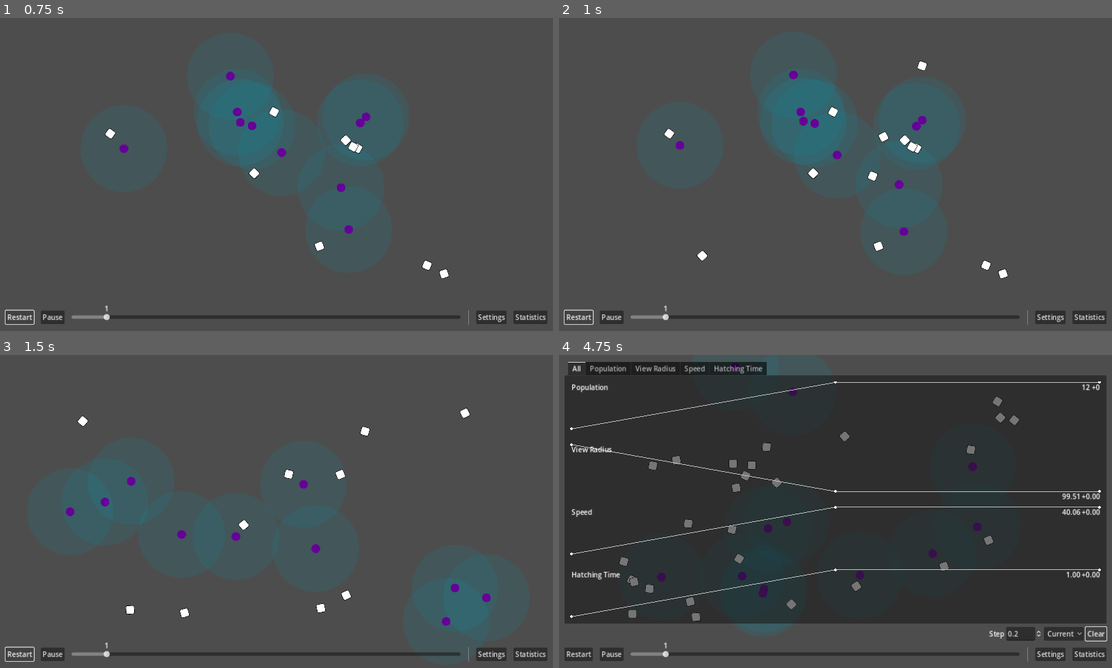
Above: before the commit, frames 1-4 (two rows, left to right).
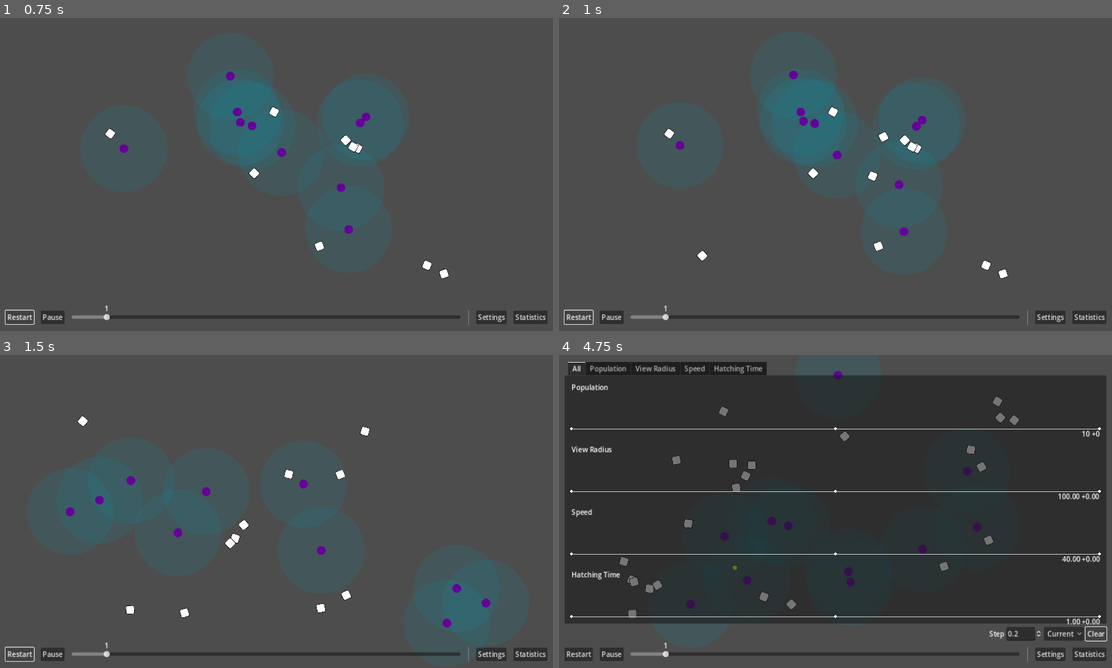
Above: after the commit, the same moments.

Repository: wivest/Natural-Selection
Game: Godot game, scene res://main.tscn
The game is run twice, just before and just after one commit, with the same random seed, the same clock (stepped at 60 frames per second) and the same inputs.
Inputs:
- Up to frame 1 (0.75 s): click "Restart" at 0.5 s
- Up to frame 2 (1 s): no input
- Up to frame 3 (1.5 s): click "Restart" at 1.25 s
- Up to frame 4 (4.75 s): click "Restart" at 2 s; click "Statistics" at 2.75 s; click "Current" at 3.5 s; click "Clear" at 4.25 s

Frame 1 is identical in both runs. In frame 2, less than 0.1% of the frame differs, in the area x 64-67%, y 13-17%; in frame 3, 0.4%; in frame 4, 3.0%, in the area x 2-98%, y 2-87%.

Commit message:
fix: change timer base type

Diff:
--- a/field/field.tscn
+++ b/field/field.tscn
@@ -30,9 +30,8 @@
 script = ExtResource("2_mop8g")
 item = ExtResource("4_gr27u")
 
-[node name="Spawner" type="Timer" parent="."]
+[node name="Spawner" type="Node" parent="."]
 process_mode = 1
-autostart = true
 script = ExtResource("6_asc34")
 
 [connection signal="timeout" from="Spawner" to="." method="_on_spawner_timeout"]
